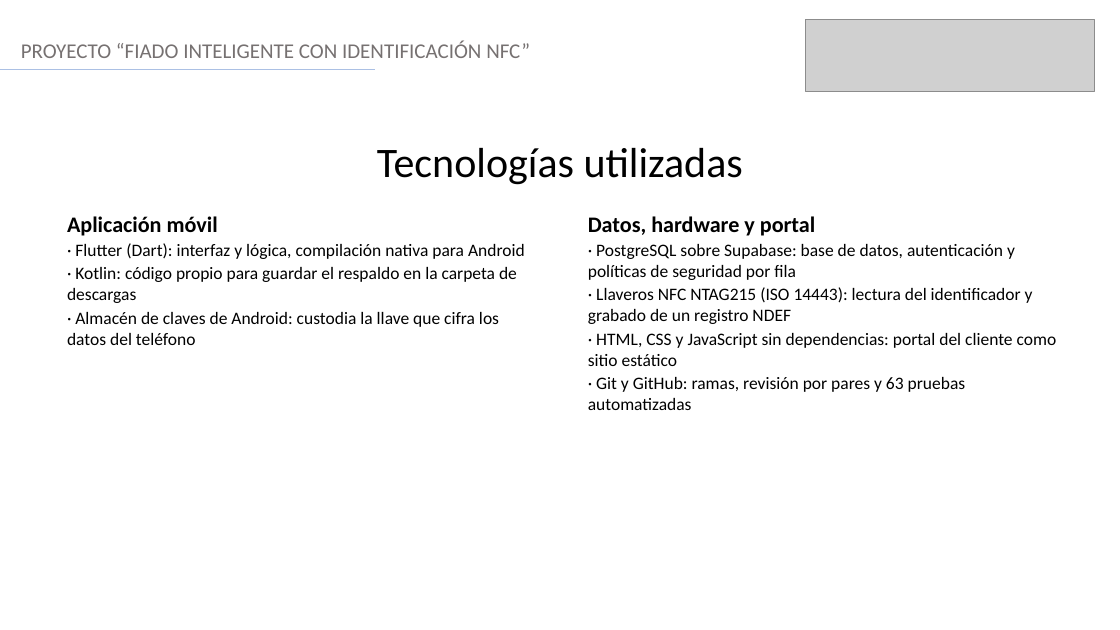
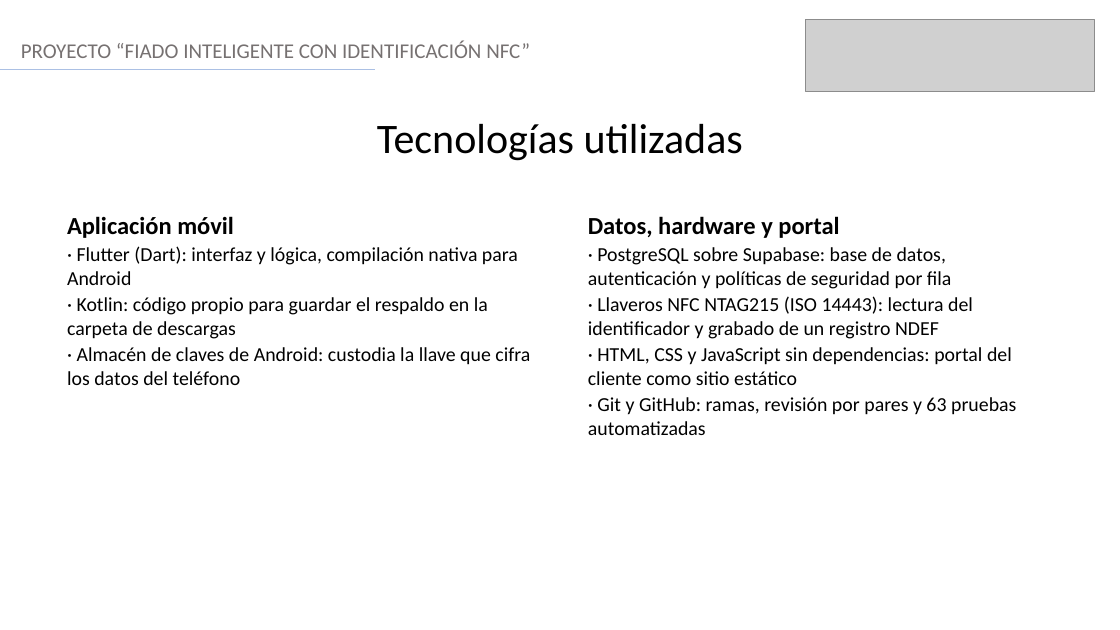
Before and after one commit to kallyfuu/Proyecto_Capstone, a slide deck: slide 11 of Gestion/Presentacion Final - Fiado NFC.pptx. Drawn at 1120x630 pixels with LibreOffice and Linux fonts; fonts in the diff are those of the drawing; grey boxes stand for pictures. Boxes give left, top, right and bottom in pixels: in the first picture for what was removed or moved away, otherwise in the second. Text is boxed around its words. In the diff, an @@ line names an element or a change of style, - is before the commit and + after.

```diff
--- a/Gestion/Presentacion Final - Fiado NFC.pptx
+++ b/Gestion/Presentacion Final - Fiado NFC.pptx
@@ text "Tecnologías utilizadas" moved from (x1=377, y1=148, x2=743, y2=185) to (x1=377, y1=124, x2=743, y2=161) @@
@@ text "Aplicación móvil" at (x1=67, y1=216, x2=530, y2=385): size 19 to 21 pt in "Aplicación móvil"; size 15 to 17 pt @@
@@ text "Datos, hardware y portal" at (x1=588, y1=216, x2=1016, y2=435): size 19 to 21 pt in "Datos, hardware y portal"; size 15 to 17 pt @@
```
Also in this commit, not shown: 8 other slides changed.
